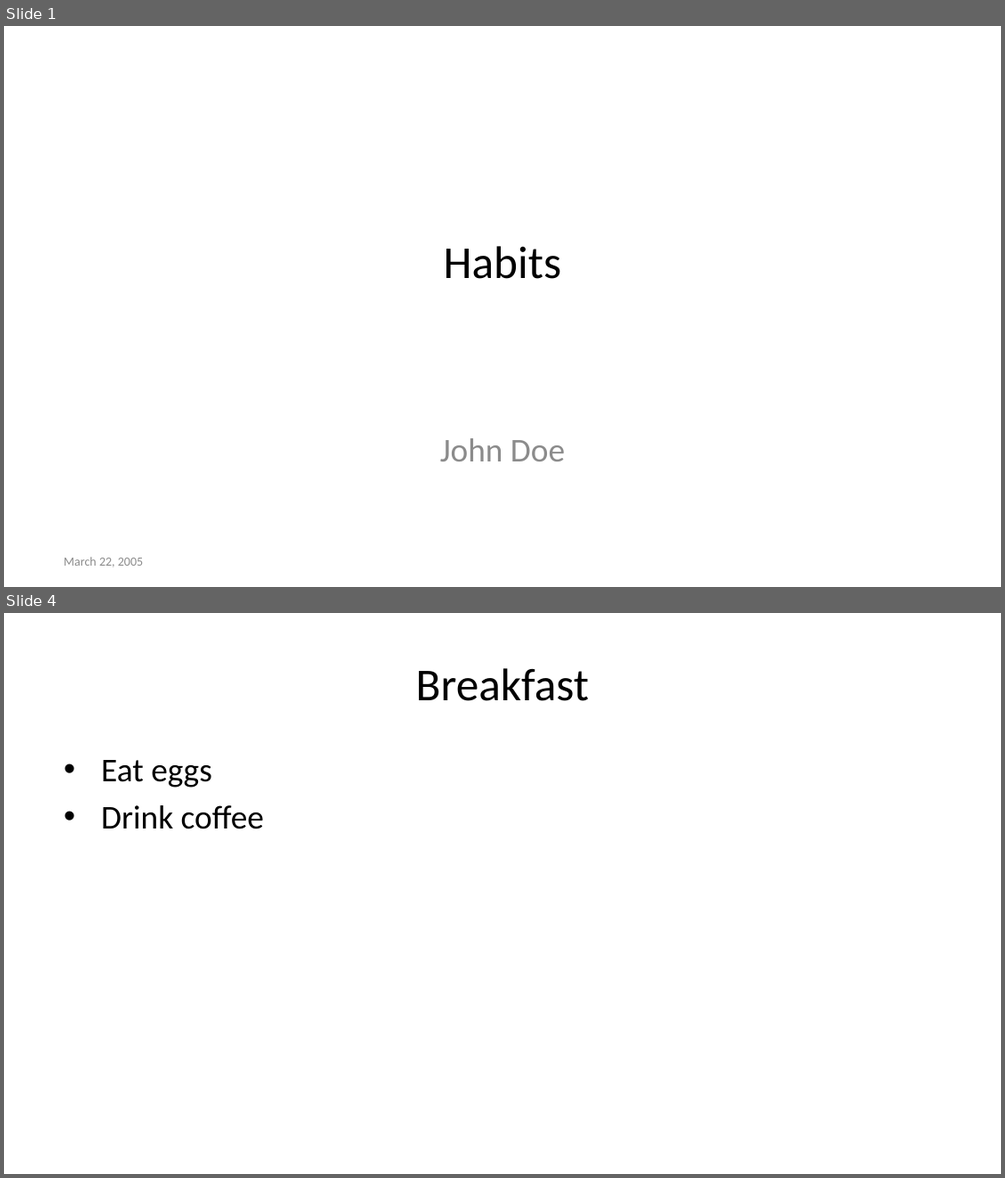
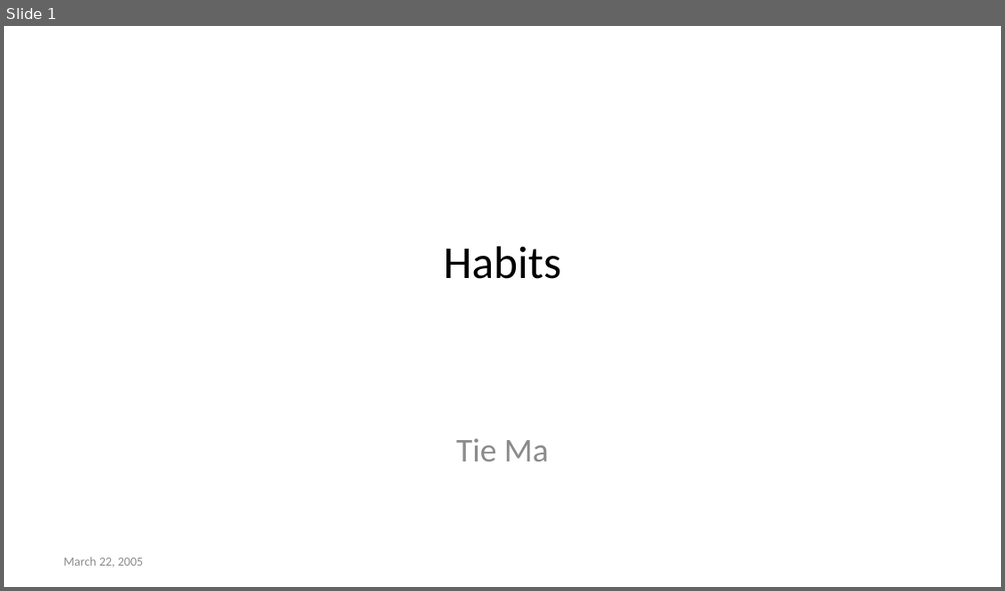
Before and after one commit to Allisterh/VAR_conditional_forecast-ECON-493-forcasting-economy, a slide deck: The research project/The_power_point.pptx. Shown one above the other, each under a label of ours: slides 1 and 4 before the commit, slide 1 after it; the slides between them are not shown. The pictures are 1005x1178 and 1005x591 pixels, drawn with LibreOffice and Linux fonts; fonts in the diff are those of the drawing. Boxes give left, top, right and bottom in pixels: in the first picture for what was removed or moved away, otherwise in the second. Text is boxed around its words. In the diff, an @@ line names an element or a change of style, - is before the commit and + after.

```diff
--- a/The research project/The_power_point.pptx
+++ b/The research project/The_power_point.pptx
@@ slide 4 removed at (x1=4, y1=613, x2=1001, y2=1174), background #FFFFFF @@
@@ title removed at (x1=416, y1=668, x2=589, y2=701) @@
-Breakfast
@@ text removed at (x1=101, y1=760, x2=264, y2=829) @@
-• Eat eggs
-• Drink coffee
@@ slide 1 changed as well @@
@@ subtitle at (x1=456, y1=438, x2=549, y2=461): text changed @@
-John Doe
+Tie Ma
```
Also in this commit, not shown: 1 other slide changed, 12 slides added, 5 other slides removed, 7 other files.
